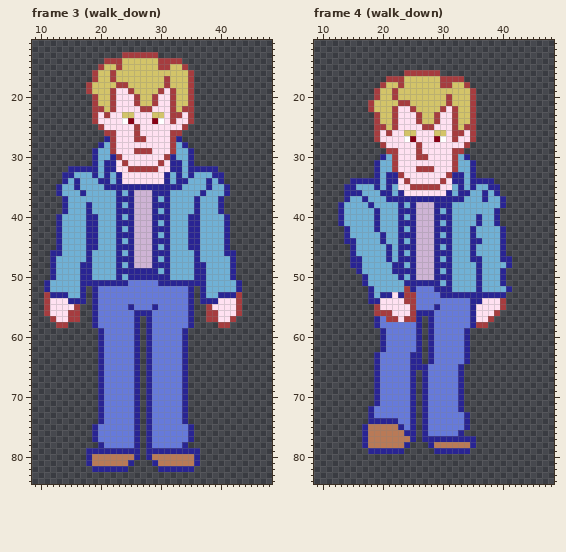
Pixel-art file: Assets/Sprites/Overworld/evan_animation.ase. Above, as it was before the edit.
53x87 pixels, 14 frames. Shown: frame 3 (walk_down): x 9..48, y 11..84; frame 4 (walk_down): x 9..48, y 11..84. The commit also changed other frames, which this record leaves out.
Once edited:
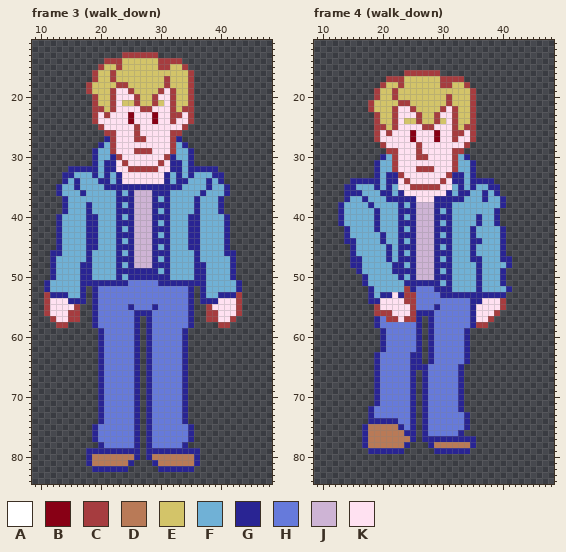
Palette (. is transparent): A #ffffff  B #880015  C #a63c3f  D #b97a57  E #d3c469  F #70b1d6  G #292493  H #667adb  J #ceb4d5  K #ffe1f1
The edit:
--- frame 3 (walk_down), layer "head"
@@ x 22..32 @@
 20 CKKKCEECKKC
-21 CKKKCEECKKC
+21 CKEECEECEKC
 22 CKKKKCCKKKC
-23 KKEEKKKEEKC
-24 KKABKKKBAKC
+23 KKKBKKKBKKC
+24 KKKBKKKBKKC
 25 KKKKCKKKKKK
--- frame 4 (walk_down), layer "head"
@@ x 22..32 @@
 23 CKKKCEECKKC
-24 CKKKCEECKKC
+24 CKEECEECEKC
 25 CKKKKCCKKKC
-26 KKEEKKKEEKC
-27 KKABKKKBAKC
+26 KKKBKKKBKKC
+27 KKKBKKKBKKC
 28 KKKKCKKKKKK
@@ x 24..30 @@
 36 KKKKKKK
-37 GGGGGGG
+37 GGKKKGG
 38 FGJJJGG
Pixel boxes of the changes (left, top, right, bottom) in both pictures:
changed: (122, 100, 164, 124)
changed: (404, 118, 446, 142)
changed: (416, 196, 434, 202)
